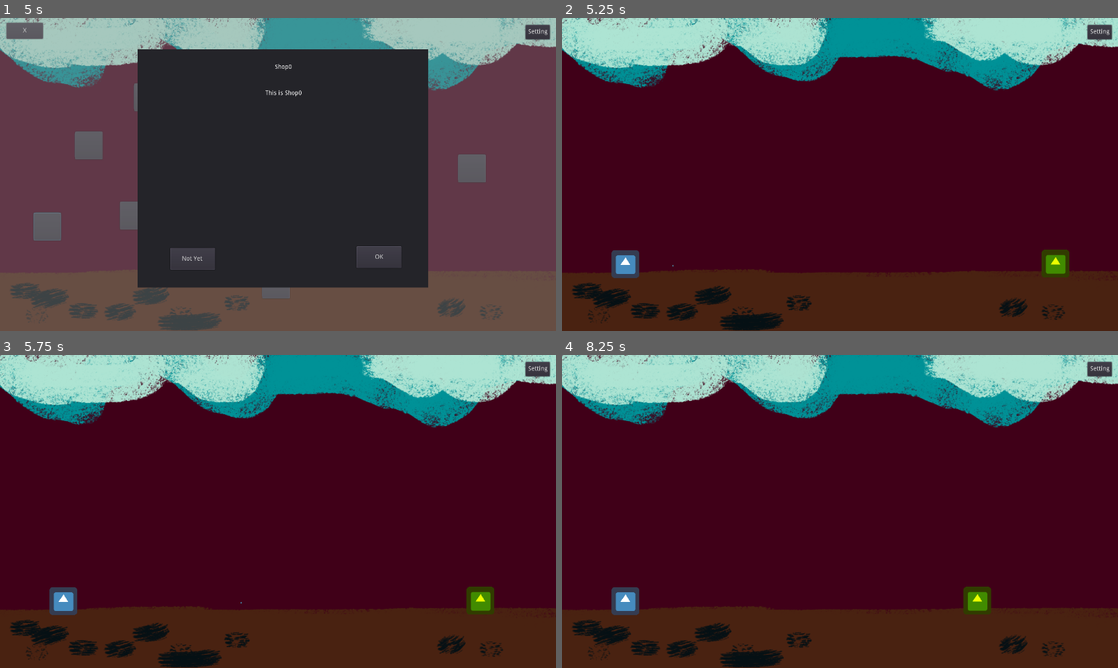
Above: before the commit, frames 1-4 (two rows, left to right).
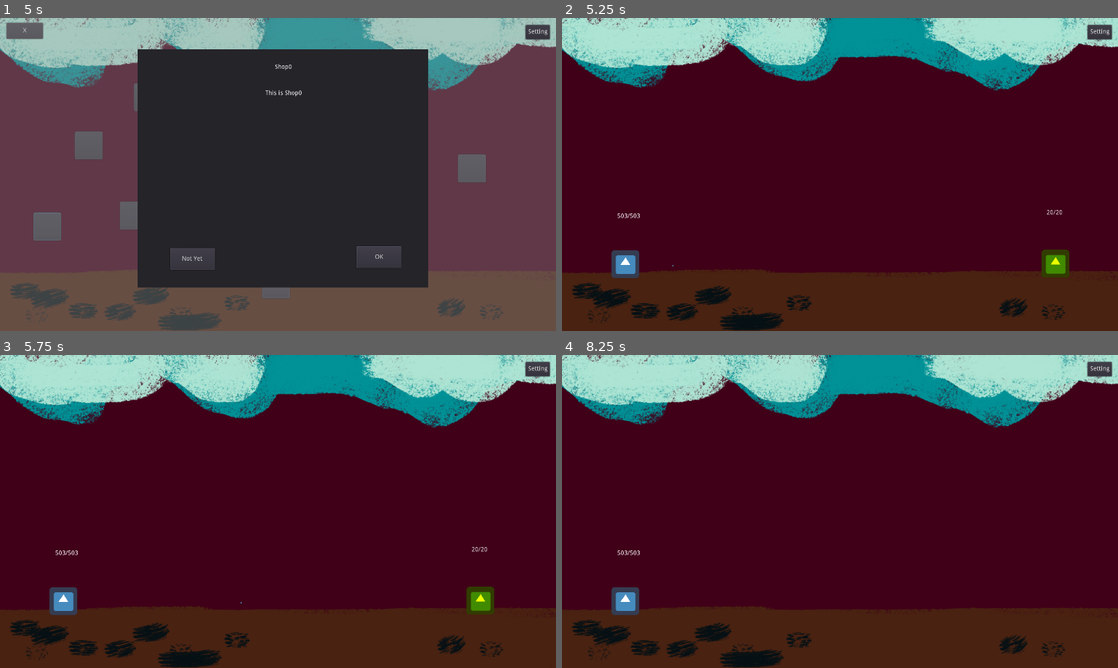
Above: after the commit, the same moments.

Repository: rockgong1987/RockCigaJam2020
Game: Godot game, scene res://Scenes/MainGame.tscn
The game is run twice, just before and just after one commit, with the same random seed, the same clock (stepped at 60 frames per second) and the same inputs. The engine's default icon, where the game draws it, is replaced by a stand-in: a white triangle on a blue panel in a dark square.
Inputs (mouse positions are in pixels of both pictures, inside the frame that each line leads up to):
- Up to frame 1 (5 s): click "Start Game" at 0.5 s; click "Request Supply" at 1.25 s; click "Eat Ant" at 2 s; click "Battle" at 2.75 s; click "Request Box" at 3.5 s; click (50, 227) at 4.27 s
- Up to frame 2 (5.25 s): click "OK" at 5 s
- Up to frame 3 (5.75 s): no input
- Up to frame 4 (8.25 s): click "Setting" at 5.75 s; click "Resume" at 6.5 s

Frame 1 is identical in both runs. In frame 2, less than 0.1% of the frame differs, in the area x 10-90%, y 61-64%; in frame 3, less than 0.1%; in frame 4, 0.5%, in the area x 10-78%, y 62-83%.
Error after the commit: Attempt to call function 'set_label' in base 'previously freed instance' on a null instance. (res://Scenes/Battle/BattleScene.gd:62)

Commit message:
adjust data

Diff:
--- a/AntsAndMyRifle/Scenes/Battle/BattleScene.gd
+++ b/AntsAndMyRifle/Scenes/Battle/BattleScene.gd
@@ -33,6 +33,7 @@
 
 onready var m_battle_core = $BattleCore
 onready var m_player_pos = $PlayerPos
+onready var m_player_hp = $HP
 
 var m_timer = 0.0
 var m_step = 1.0 / 60.0
@@ -42,6 +43,23 @@
 var m_player_bullet_insts = []
 var m_enemy_bullet_insts = []
 var m_kill_counter = 0
+
+func refresh_hud():
+	m_player_hp.text = str(m_battle_core.get_player_hp()) + "/" + str(m_context.get_player_max_hp())
+	for e in m_enemy_insts:
+		if e[1] == null:
+			continue
+		var state = null
+		for s in m_battle_core.get_enemy_states():
+			if s[0] == e[0]:
+				state = s
+				break
+		var hp = 0
+		var hp_max = 0
+		if state != null:
+			hp = state[2]
+			hp_max = m_context.get_enemy_max_hp(state[1])
+		e[1].set_label(hp, hp_max)
 
 func setup(context):
 	m_context = context
@@ -51,7 +69,7 @@
 	var bg_ps = m_context.get_bg_ps()
 	if bg_ps != null:
 		var inst = bg_ps.instance()
-		self.add_child(inst)
+		$"BGContainer".add_child(inst)
 		inst.position = Vector2.ZERO
 	var player_ps = m_context.get_player_ps()
 	if player_ps != null:
@@ -98,6 +116,7 @@
 		m_timer -= m_step
 		m_battle_core.step(0)
 	update_insts()
+	refresh_hud()
 # Called every frame. 'delta' is the elapsed time since the previous frame.
 #func _process(delta):
 #	pass
--- a/AntsAndMyRifle/Scenes/Battle/BattleScene.tscn
+++ b/AntsAndMyRifle/Scenes/Battle/BattleScene.tscn
@@ -10,5 +10,17 @@
 
 [node name="BattleCore" parent="." instance=ExtResource( 1 )]
 
+[node name="BGContainer" type="Node2D" parent="."]
+
 [node name="PlayerPos" type="Position2D" parent="."]
 position = Vector2( 145.285, 599.919 )
+
+[node name="HP" type="Label" parent="."]
+margin_left = 127.251
+margin_top = 449.493
+margin_right = 167.251
+margin_bottom = 463.493
+text = "Hello"
+__meta__ = {
+"_edit_use_anchors_": false
+}
--- /dev/null
+++ b/AntsAndMyRifle/Scenes/Battle/Enemies/Enemy_0.gd
@@ -0,0 +1,18 @@
+extends Node2D
+
+
+# Declare member variables here. Examples:
+# var a = 2
+# var b = "text"
+
+
+# Called when the node enters the scene tree for the first time.
+func _ready():
+	pass # Replace with function body.
+
+func set_label(hp, max_hp):
+	$Label.text = str(hp) + "/" + str(max_hp)
+
+# Called every frame. 'delta' is the elapsed time since the previous frame.
+#func _process(delta):
+#	pass
--- a/AntsAndMyRifle/Scenes/Battle/Enemies/Enemy_0.tscn
+++ b/AntsAndMyRifle/Scenes/Battle/Enemies/Enemy_0.tscn
@@ -1,10 +1,21 @@
-[gd_scene load_steps=2 format=2]
+[gd_scene load_steps=3 format=2]
 
 [ext_resource path="res://icon.png" type="Texture" id=1]
+[ext_resource path="res://Scenes/Battle/Enemies/Enemy_0.gd" type="Script" id=2]
 
 [node name="Enemy_0" type="Node2D"]
+script = ExtResource( 2 )
 
 [node name="icon" type="Sprite" parent="."]
 modulate = Color( 0.921569, 1, 0, 1 )
 position = Vector2( 0.856583, -34.6845 )
 texture = ExtResource( 1 )
+
+[node name="Label" type="Label" parent="."]
+margin_left = -20.0226
+margin_top = -158.846
+margin_right = 19.9774
+margin_bottom = -144.846
+__meta__ = {
+"_edit_use_anchors_": false
+}
--- a/AntsAndMyRifle/Scenes/GameData.gd
+++ b/AntsAndMyRifle/Scenes/GameData.gd
@@ -1,15 +1,15 @@
 extends Node
 
-var hp_weight = 27
+var hp_weight = 273
 var hp_bias = 210
-var atk_weight = 1
+var atk_weight = 3
 var atk_bias = 6
-var spd_weight = 1
+var spd_weight = 4
 var spd_bias = 9
 var skl_weight = 1
 var skl_bias = 10
 
-var level_add_hp = 1
+var level_add_hp = 20
 var level_add_atk = 1
 var level_add_spd = 1
 var level_add_skl = 1
--- a/AntsAndMyRifle/Scenes/MainGame.gd
+++ b/AntsAndMyRifle/Scenes/MainGame.gd
@@ -256,9 +256,25 @@
 func get_player_boom_damage():
 	return 100 # TODO
 func get_enemy_atk(type_id):
-	return 100 # TODO
+	if type_id == 0:
+		return 10
+	elif type_id == 1:
+		return 12
+	elif type_id == 2:
+		return 30
+	elif type_id == 3:
+		return 100
+	return 1
 func get_enemy_max_hp(type_id):
-	return 30 # TODO
+	if type_id == 0:
+		return 20
+	elif type_id == 1:
+		return 15
+	elif type_id == 2:
+		return 30
+	elif type_id == 3:
+		return 2000
+	return 1
 func get_enemy_radius(type_id):
 	return 50
 func get_enemy_attack_range(type_id):
@@ -270,9 +286,9 @@
 		return 30
 	return 0
 func get_enemy_attack_cd(type_id):
-	return 500
+	return 100
 func get_enemy_attack_pre(type_id):
-	return 100
+	return 120
 func get_enemy_move_speed(type_id):
 	if type_id == 0:
 		return 10
